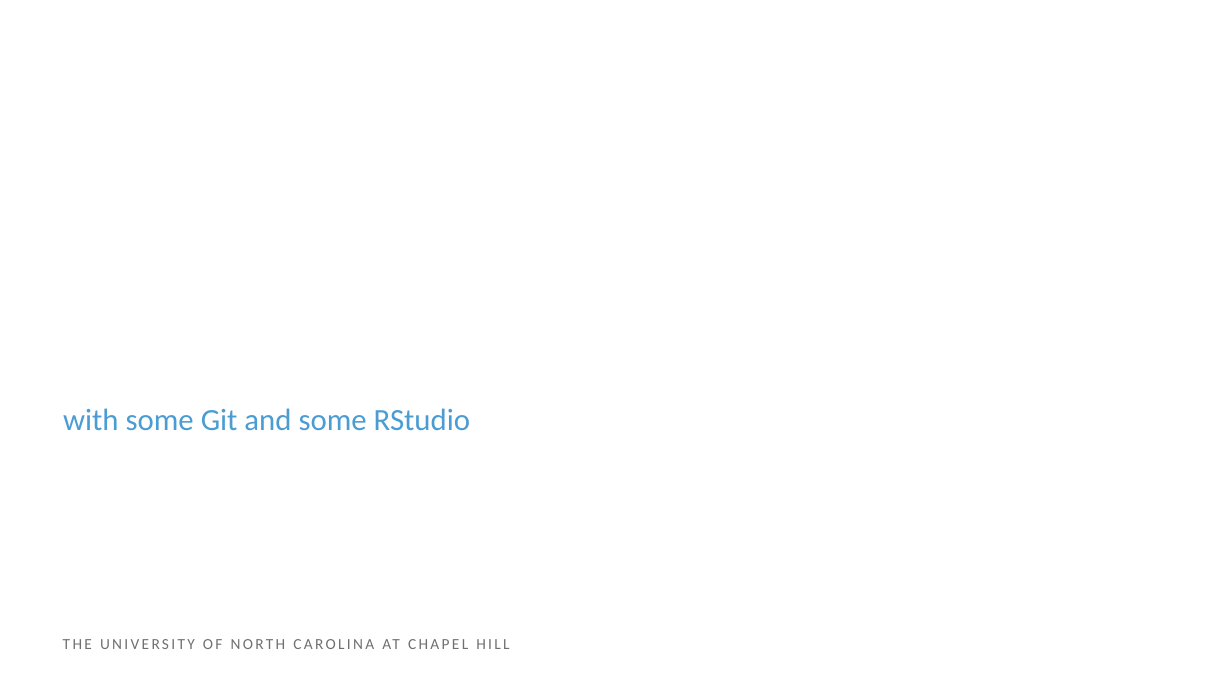
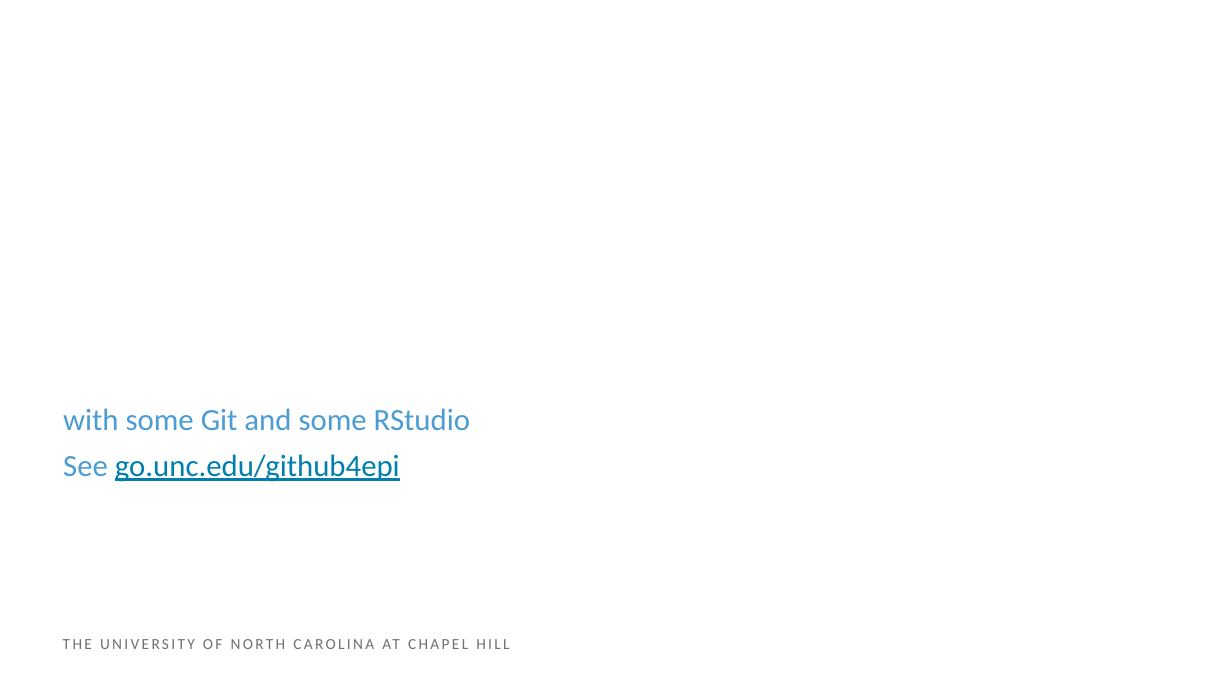
Before and after one commit to heatherhenderson/GitHub-for-Epidemiologists, a slide deck: slide 1 of GitHub for Epidemiologists.pptx. Drawn at 1232x693 pixels with LibreOffice and Linux fonts; fonts in the diff are those of the drawing; background and template pictures are left out. Boxes give left, top, right and bottom in pixels: in the first picture for what was removed or moved away, otherwise in the second. Text is boxed around its words. In the diff, an @@ line names an element or a change of style, - is before the commit and + after.

```diff
--- a/GitHub for Epidemiologists.pptx
+++ b/GitHub for Epidemiologists.pptx
@@ text at [63, 454, 400, 482]: paragraph added @@
+See go.unc.edu/github4epi
```
Also in this commit, not shown: 4 other slides changed, 4 slides added, 1 other file.
